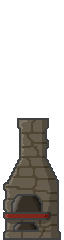
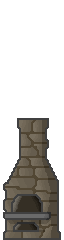
The second 64 x 240 image is a revision of the first. Changes to its layers:
painted on "Calque 2" over [5, 120, 53, 238]
hid "Calque 0" over [5, 120, 53, 238]
